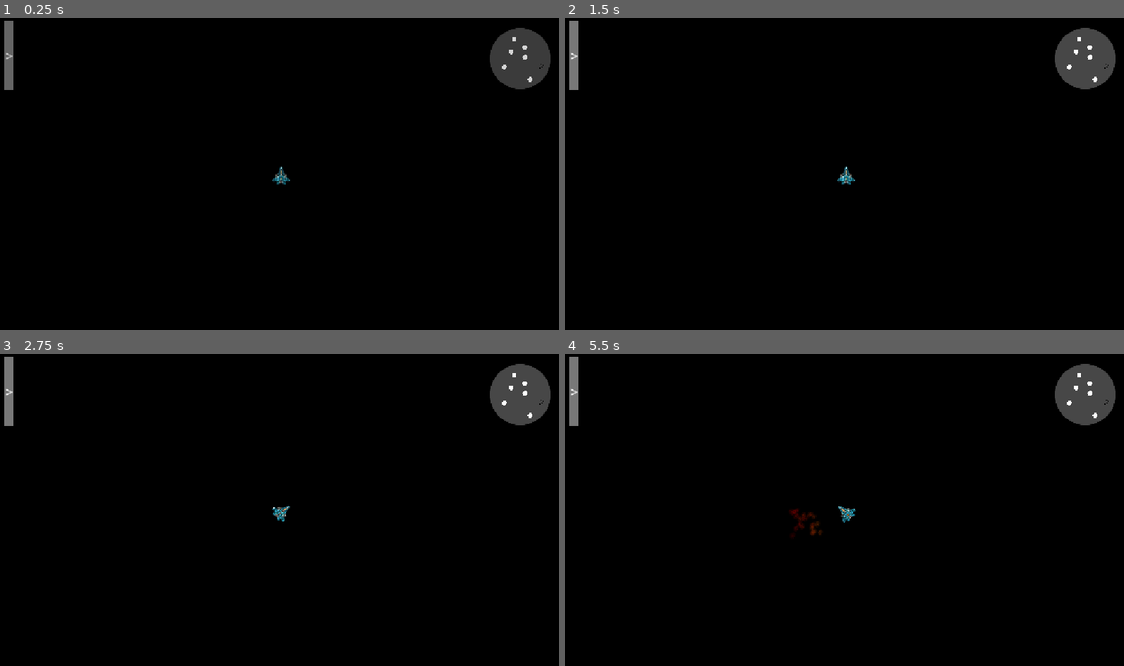
Above: before the commit, frames 1-4 (two rows, left to right).
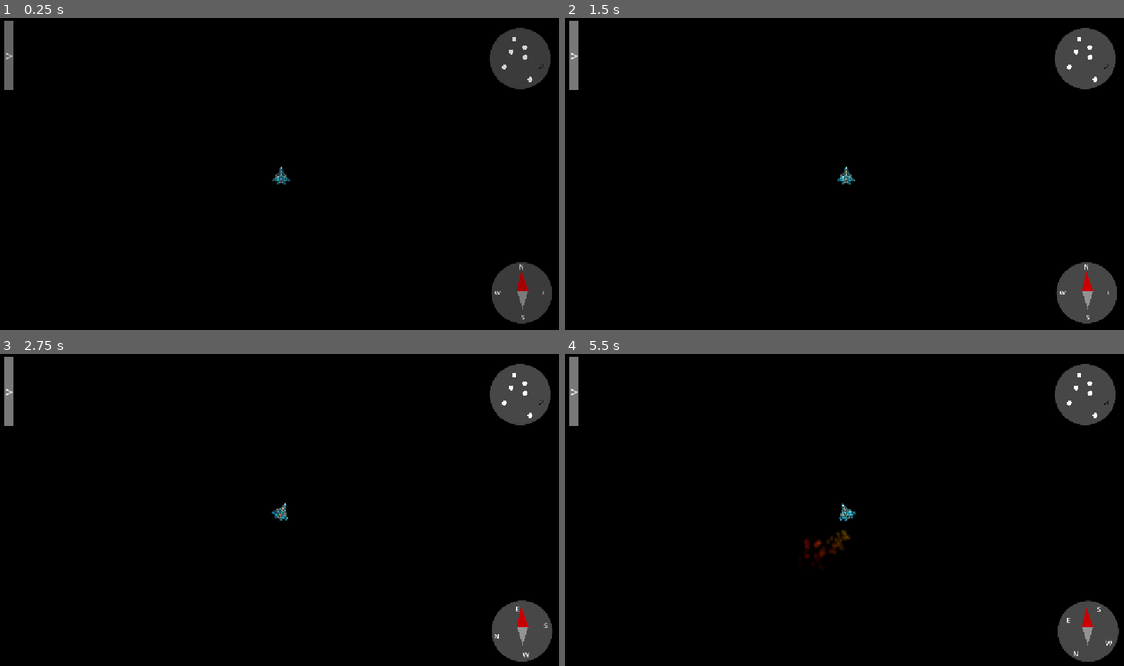
Above: after the commit, the same moments.

Repository: DragonEyeGames/Space-Travel
Game: Godot game, scene res://space.tscn
Two runs of this game, one before a commit and one after it. Both use one fixed random seed, a clock stepped at 60 frames per second and the inputs below.
Inputs (mouse positions are in pixels of both pictures, inside the frame that each line leads up to):
- Up to frame 1 (0.25 s): no input
- Up to frame 2 (1.5 s): click (576, 55) at 0.5 s; click "X" at 1.25 s
- Up to frame 3 (2.75 s): tap Enter at 2 s; hold D (Right) from 2.03 s (still down); hold S (Decelerate) from 2.03 s (still down)
- Up to frame 4 (5.5 s): release D (Right) at 2.78 s; release S (Decelerate) at 2.78 s; hold Down 2.78-3.53 s; tap S (Decelerate) at 2.85, 4.55 s; hold D (Right) 3.53-4.28 s; hold S (Decelerate) 3.53-4.28 s; tap Alt at 3.6 s; hold W (Accelerate) 4.28-5.03 s; tap Shift at 4.35 s; hold A (Left) from 5.03 s (still down); hold S (Decelerate) from 5.03 s (still down)

The runs differ from the first frame. In frame 1, 1.7% of the frame differs, in the area x 88-99%, y 78-98%; in frame 2, 1.7%; in frame 3, 1.8%; in frame 4, 2.2%, in the area x 40-100%, y 14-99%.

Commit message:
Compass
I put in a compass so we can see which way we are traveling

Diff:
--- /dev/null
+++ b/compass.gd
@@ -0,0 +1,8 @@
+extends Sprite2D
+
+@export var player: Node2D
+
+func _process(delta: float) -> void:
+	rotation=-player.rotation
+	for child in get_children():
+		child.rotation=-rotation
--- a/player.gd
+++ b/player.gd
@@ -7,19 +7,19 @@
 func _physics_process(delta: float) -> void:
 	if(canMove):
 		if(Input.is_action_pressed("Accelerate")):
-			speed+=delta*20
+			speed+=delta*30
 			if(speed>100):
 				speed=100
 		else:
 			speed*=.99
 		if(Input.is_action_pressed("Decelerate")):
-			speed-=delta*25
+			speed-=delta*30
 			if(speed<0):
 				speed=0
 		if(Input.is_action_pressed("Left")):
-			rotation-=delta*5
+			rotation-=delta*2.5
 		if(Input.is_action_pressed("Right")):
-			rotation+=delta*5
+			rotation+=delta*2.5
 	var direction = Vector2.UP.rotated(rotation)
 	velocity = direction * speed * speedModifier
 	move_and_slide()
--- a/space.tscn
+++ b/space.tscn
@@ -9,6 +9,7 @@
 [ext_resource type="Texture2D" uid="uid://dm0y2nmvr7se8" path="res://DustSmoke.png" id="10_4hog4"]
 [ext_resource type="Script" uid="uid://emwqgb31kdg8" path="res://miniPlanet.gd" id="10_dhr8q"]
 [ext_resource type="Texture2D" uid="uid://cafn2nql4y28l" path="res://HappyFace.png" id="10_myilm"]
+[ext_resource type="Script" uid="uid://b4x1wg5ub8x4e" path="res://compass.gd" id="12_betvx"]
 [ext_resource type="Script" uid="uid://bovhedej5g57c" path="res://destination.gd" id="12_dhr8q"]
 [ext_resource type="Script" uid="uid://cprc2sq25l2om" path="res://hud.gd" id="13_betvx"]
 [ext_resource type="Script" uid="uid://b3p2m04wk7cb5" path="res://darkness.gd" id="14_7ltla"]
@@ -443,6 +444,73 @@
 scale = Vector2(0.04, 0.04)
 texture = ExtResource("10_myilm")
 
+[node name="Needle" type="Polygon2D" parent="HUD"]
+position = Vector2(1068, 563)
+scale = Vector2(0.475, 0.475)
+color = Color(0.7943986, 3.2247603e-06, 9.62615e-07, 1)
+polygon = PackedVector2Array(-25.263184, -14.736816, -6.315918, -101.05261, 23.157959, -12.631592)
+
+[node name="Needle2" type="Polygon2D" parent="HUD"]
+position = Vector2(1068, 563)
+scale = Vector2(0.475, 0.475)
+color = Color(0.57700837, 0.5770084, 0.57700837, 1)
+polygon = PackedVector2Array(-25.263184, -14.736816, 0, 65.26318, 23.157959, -12.631592)
+
+[node name="Compass" type="Sprite2D" parent="HUD" node_paths=PackedStringArray("player")]
+self_modulate = Color(0.27752772, 0.27752772, 0.27752772, 1)
+z_index = -1
+position = Vector2(1068, 563)
+scale = Vector2(0.475, 0.475)
+texture = ExtResource("9_4hog4")
+script = ExtResource("12_betvx")
+player = NodePath("../../Player")
+
+[node name="RichTextLabel" type="RichTextLabel" parent="HUD/Compass"]
+offset_left = -25.263159
+offset_top = -136.84212
+offset_right = 14.736841
+offset_bottom = -96.84212
+pivot_offset = Vector2(18.947266, 21.052612)
+theme_override_font_sizes/normal_font_size = 29
+text = "N"
+horizontal_alignment = 1
+vertical_alignment = 1
+
+[node name="RichTextLabel2" type="RichTextLabel" parent="HUD/Compass"]
+offset_left = -21.052631
+offset_top = 80.0
+offset_right = 18.947369
+offset_bottom = 120.0
+pivot_offset = Vector2(21.052734, 21.052612)
+theme_override_font_sizes/normal_font_size = 29
+text = "S"
+horizontal_alignment = 1
+vertical_alignment = 1
+
+[node name="RichTextLabel3" type="RichTextLabel" parent="HUD/Compass"]
+offset_left = 71.57895
+offset_top = -25.26316
+offset_right = 111.57895
+offset_bottom = 14.736839
+pivot_offset = Vector2(21.052734, 21.052734)
+theme_override_font_sizes/normal_font_size = 29
+text = "E
+"
+horizontal_alignment = 1
+vertical_alignment = 1
+
+[node name="RichTextLabel4" type="RichTextLabel" parent="HUD/Compass"]
+offset_left = -128.42105
+offset_top = -25.26316
+offset_right = -88.42105
+offset_bottom = 14.736839
+pivot_offset = Vector2(21.052734, 21.052734)
+theme_override_font_sizes/normal_font_size = 29
+text = "W
+"
+horizontal_alignment = 1
+vertical_alignment = 1
+
 [node name="Darkness" type="CanvasLayer" parent="."]
 script = ExtResource("14_7ltla")
 
Not shown, added: compass.gd.uid
Not shown: 1 places in space.tscn that only renumber resources
